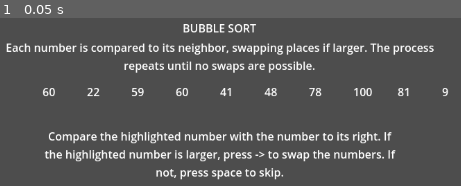
Above: before the commit, frame 1.
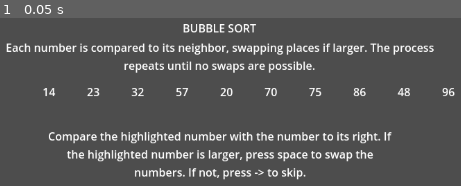
Above: after the commit, the same moment.

Repository: GillianZech/sort-royale-godot
Game: Godot game, scene res://bubble_sort.tscn
Same seed, same stepped clock (60 frames per second), same inputs: the game is played once before the commit and once after it.
Inputs:
- Up to frame 1 (0.05 s): no input

The runs differ from the first frame. In frame 1, 4.3% of the frame differs, in the area x 9-99%, y 41-97%.

Commit message:
simple number generation logic

Diff:
--- a/RandNums.gd
+++ b/RandNums.gd
@@ -3,11 +3,11 @@
 
 # Called when the node enters the scene tree for the first time.
 func _ready():
-	for x in range(1,10):
-		nums.append(randi_range(1,100))
-	for num in range(0,9):
-		get_child(num).text = str(nums[num])
-
+	#for x in range(1,10):
+		#nums.append(randi_range(1,100))
+	#for num in range(0,9):
+		#get_child(num).text = str(nums[num])
+	pass
 # Called every frame. 'delta' is the elapsed time since the previous frame.
 func _process(delta):
 	pass
--- a/bubble_sort.gd
+++ b/bubble_sort.gd
@@ -8,4 +8,5 @@
 
 # Called every frame. 'delta' is the elapsed time since the previous frame.
 func _process(_delta):
-	pass
+	if Input.is_action_just_pressed("swap"):
+		pass
--- a/bubble_sort.tscn
+++ b/bubble_sort.tscn
@@ -122,7 +122,7 @@
 offset_top = 192.0
 offset_right = 640.0
 offset_bottom = 267.0
-text = "Compare the highlighted number with the number to its right. If the highlighted number is larger, press -> to swap the numbers. If not, press space to skip."
+text = "Compare the highlighted number with the number to its right. If the highlighted number is larger, press space to swap the numbers. If not, press -> to skip."
 horizontal_alignment = 1
 vertical_alignment = 1
 autowrap_mode = 3
--- a/project.godot
+++ b/project.godot
@@ -15,6 +15,19 @@
 config/features=PackedStringArray("4.2", "GL Compatibility")
 config/icon="res://icon.svg"
 
+[input]
+
+swap={
+"deadzone": 0.5,
+"events": [Object(InputEventKey,"resource_local_to_scene":false,"resource_name":"","device":-1,"window_id":0,"alt_pressed":false,"shift_pressed":false,"ctrl_pressed":false,"meta_pressed":false,"pressed":false,"keycode":0,"physical_keycode":32,"key_label":0,"unicode":32,"echo":false,"script":null)
+]
+}
+skip={
+"deadzone": 0.5,
+"events": [Object(InputEventKey,"resource_local_to_scene":false,"resource_name":"","device":-1,"window_id":0,"alt_pressed":false,"shift_pressed":false,"ctrl_pressed":false,"meta_pressed":false,"pressed":false,"keycode":0,"physical_keycode":4194321,"key_label":0,"unicode":0,"echo":false,"script":null)
+]
+}
+
 [rendering]
 
 renderer/rendering_method="gl_compatibility"
--- a/rand_num.gd
+++ b/rand_num.gd
@@ -3,7 +3,7 @@
 
 ## Called when the node enters the scene tree for the first time.
 func _ready():
-	pass
+	self.text = str(randi_range(1,100))
 
 
 # Called every frame. 'delta' is the elapsed time since the previous frame.
